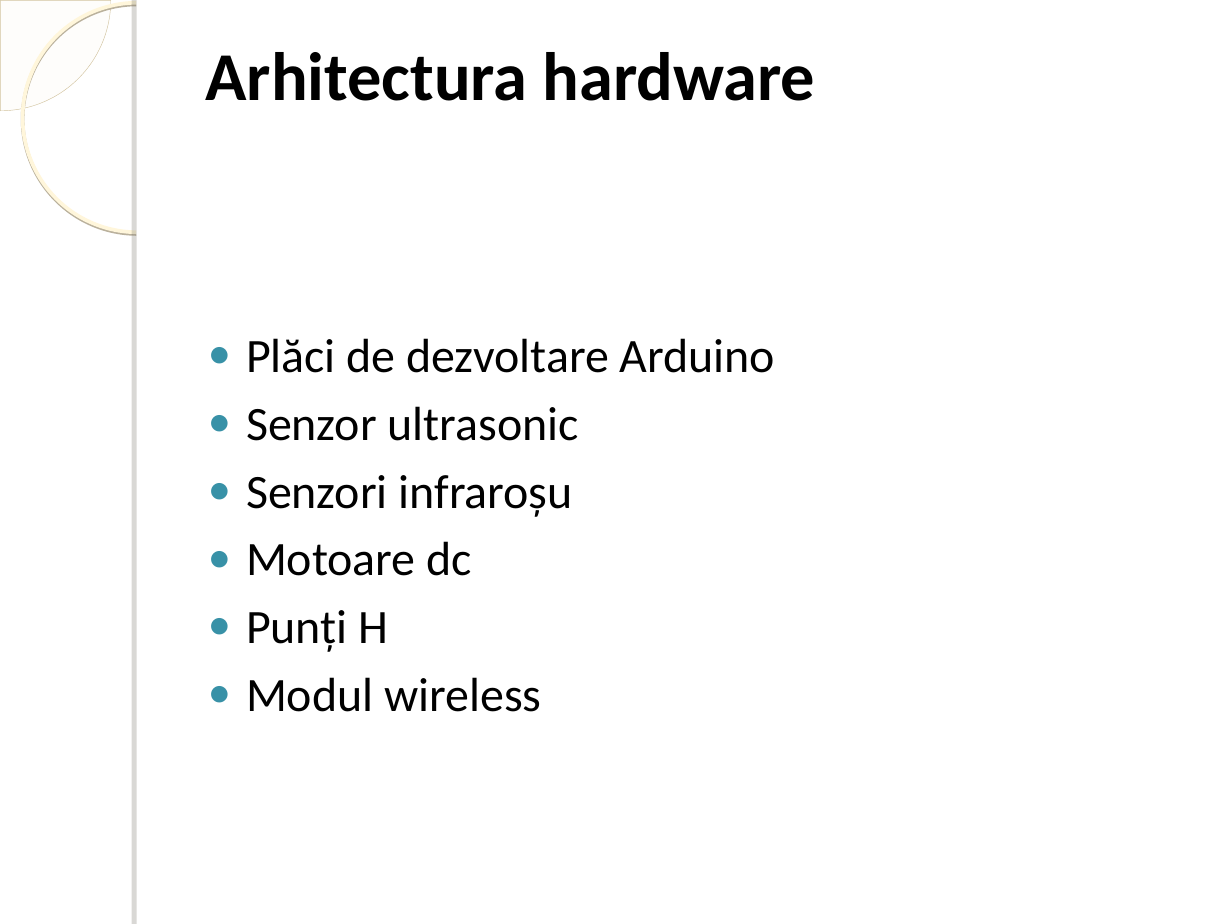
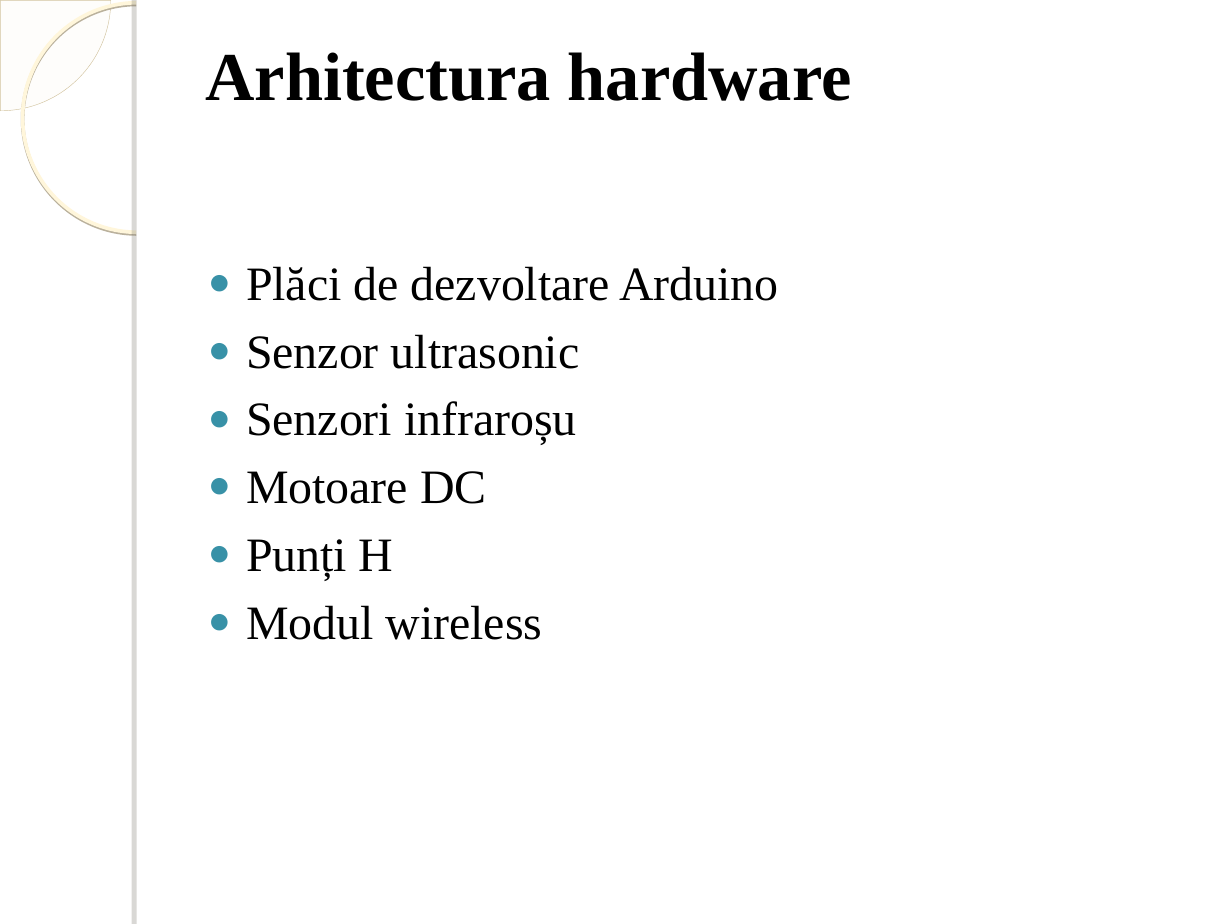
Before and after one commit to IoanaValentina/Licenta2019Musc-IoanaValentina, a slide deck: slide 5 of Line follower.ppt (slide 4 before the commit). Drawn at 1232x924 pixels with LibreOffice and Linux fonts; fonts in the diff are those of the drawing; background and template pictures are left out. Boxes give left, top, right and bottom in pixels: in the first picture for what was removed or moved away, otherwise in the second. Text is boxed around its words. In the diff, an @@ line names an element or a change of style, - is before the commit and + after.

```diff
--- a/Line follower.ppt
+++ b/Line follower.ppt
@@ title "Arhitectura hardware" at [205, 52, 852, 101]: font Calibri to Times New Roman @@
@@ text "Plăci de dezvoltare Arduino": place and size @@
-text "Plăci de dezvoltare Arduino" at [246, 338, 775, 712]
+text "Plăci de dezvoltare Arduino" at [246, 266, 779, 640]
@@ text at [246, 266, 779, 640]: font Calibri to Times New Roman in "Plăci de dezvoltare Arduino", "Senzor ultrasonic", "Senzori infraroșu", "Punți H" and 1 more places @@
@@ text at [246, 471, 486, 504]: text changed; font Calibri to Times New Roman @@
-    ● Motoare dc
+    ● Motoare DC
```
Also in this commit, not shown: 11 other slides changed.
